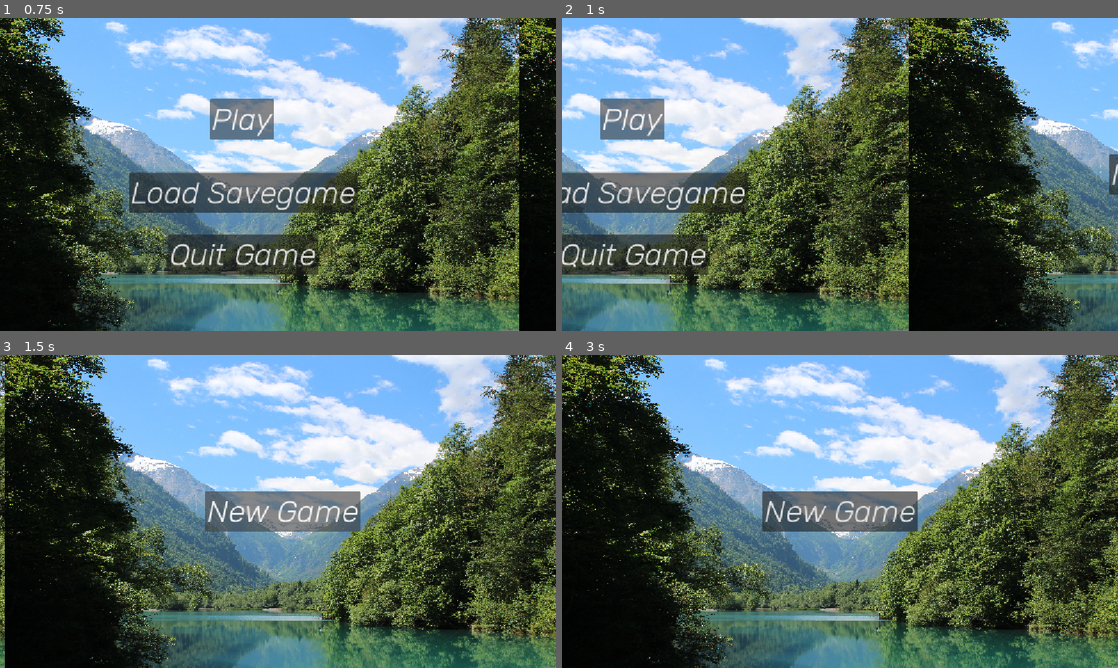
Above: before the commit, frames 1-4 (two rows, left to right).
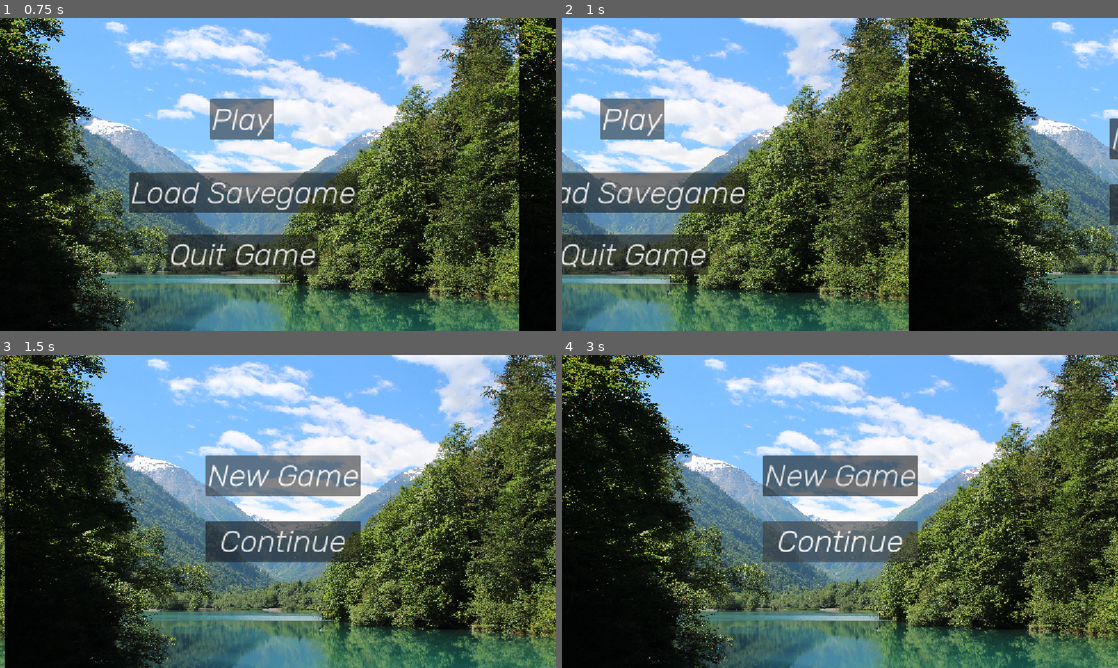
Above: after the commit, the same moments.

Repository: BAJ-Games/StoryGame
Game: Godot game, scene res://scenes/scene_manager.tscn
Same seed, same stepped clock (60 frames per second), same inputs: the game is played once before the commit and once after it.
Inputs (mouse positions are in pixels of both pictures, inside the frame that each line leads up to):
- Up to frame 1 (0.75 s): click "Play" at 0.5 s
- Up to frame 2 (1 s): no input
- Up to frame 3 (1.5 s): click "New Game" at 1.25 s
- Up to frame 4 (3 s): click "New Game" at 2 s; click (840, 542) at 2.75 s, where only the run after the commit has a clickable "Continue"

Frame 1 is identical in both runs. In frame 2, 0.5% of the frame differs, in the area x 98-100%, y 32-67%; in frame 3, 8.0%; in frame 4, 8.1%, in the area x 36-64%, y 32-67%.

Commit message:
Add Continue button to play menu
Reposition the New Game button and add a Continue button beneath it.

Diff:
--- a/scenes/play_menu.tscn
+++ b/scenes/play_menu.tscn
@@ -18,18 +18,34 @@
 texture = ExtResource("1_3eh7m")
 expand_mode = 1
 
-[node name="Button" type="Button" parent="." unique_id=1686629842]
+[node name="NewGame" type="Button" parent="." unique_id=1686629842]
 layout_mode = 1
 anchors_preset = 8
 anchor_left = 0.5
 anchor_top = 0.5
 anchor_right = 0.5
 anchor_bottom = 0.5
-offset_left = -161.0
-offset_top = -42.0
-offset_right = 161.0
-offset_bottom = 42.0
+offset_left = -160.0
+offset_top = -116.0
+offset_right = 162.0
+offset_bottom = -32.0
 grow_horizontal = 2
 grow_vertical = 2
 theme = ExtResource("2_ixut7")
 text = "New Game"
+
+[node name="Continue" type="Button" parent="." unique_id=895531143]
+layout_mode = 1
+anchors_preset = 8
+anchor_left = 0.5
+anchor_top = 0.5
+anchor_right = 0.5
+anchor_bottom = 0.5
+offset_left = -160.0
+offset_top = 20.0
+offset_right = 162.0
+offset_bottom = 104.0
+grow_horizontal = 2
+grow_vertical = 2
+theme = ExtResource("2_ixut7")
+text = "Continue"
